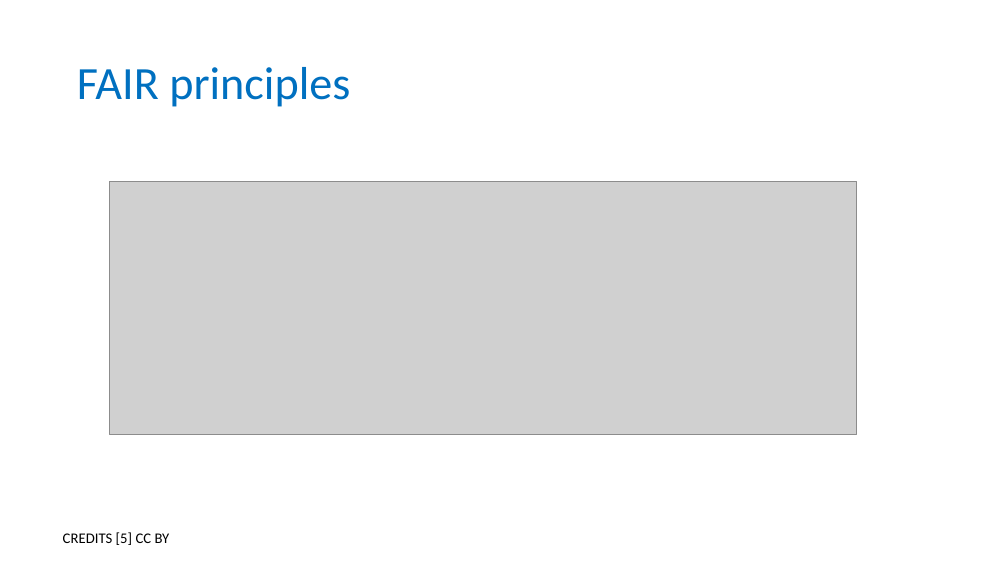
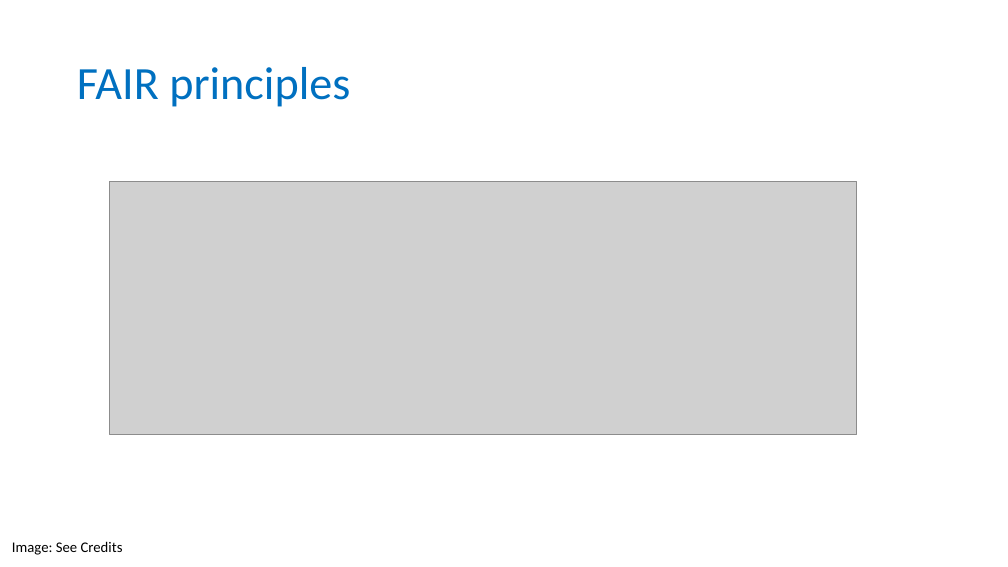
Before and after one commit to carpentries-incubator/fair-for-leaders, a slide deck: slide 8 of instructors/02-Being_FAIR.pptx. Drawn at 1008x567 pixels with LibreOffice and Linux fonts; fonts in the diff are those of the drawing; grey boxes stand for pictures; background and template pictures are left out. Boxes give left, top, right and bottom in pixels: in the first picture for what was removed or moved away, otherwise in the second. Text is boxed around its words. In the diff, an @@ line names an element or a change of style, - is before the commit and + after.

Commit message:
Added attribution for the FAIR logo

```diff
--- a/instructors/02-Being_FAIR.pptx
+++ b/instructors/02-Being_FAIR.pptx
@@ text at (12,541,123,555): text changed @@
-CREDITS [5] CC BY
+Image: See Credits
```
Also in this commit, not shown: 3 other slides changed, 1 slide added.
